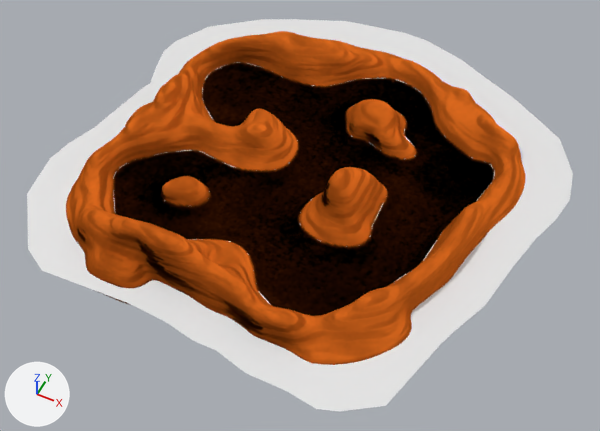
Before and after pictures for a commit that changed the Blender file experiments/arena/testarena2.blend.
One viewpoint serves both versions: a 50 mm lens placed at (37.8, -77.8, 87.1), pointed at (1.5, -5.2, -3.7). Lighting does not change. The marker at lower left points along +X, +Y and +Z.

Names of what the first picture shows: '__collision__', 'terrain'.
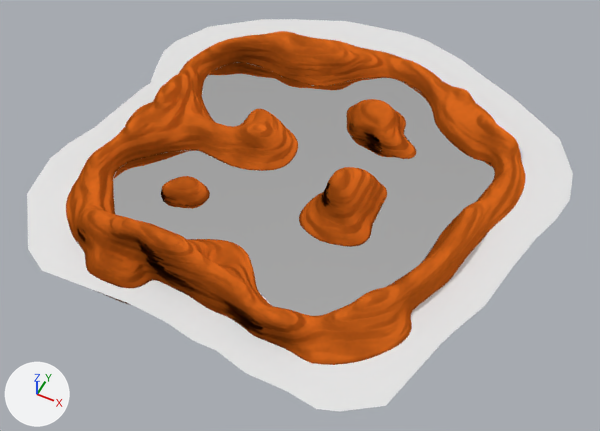
Where the change shows, as pixel boxes [x1, y1, x2, y2] in the pictures (600 x 431 px):
```json
{"object": "__water__", "change": "shown", "after": [113, 62, 495, 316]}
```

Edits to the scene script, one JSON object a line:
```json
{"op": "remove", "block": "ob_water", "code": "ob_water.hide_set(True)"}
```
